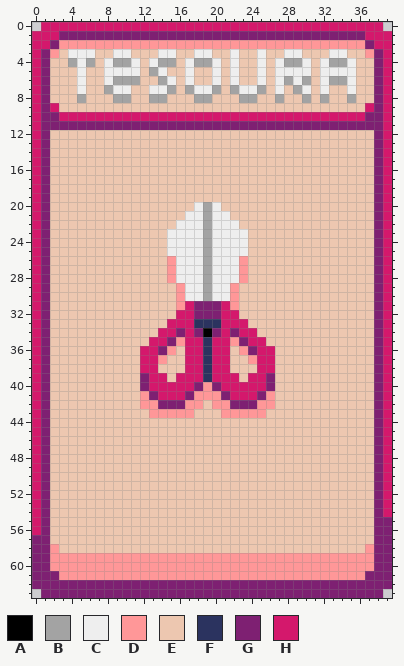
Two states of a pixel-art sprite, assets/scissors_card.png. This is how it looked before the edit.
The file is 40x64 pixels.
Palette (. is transparent): A #000000  B #a3a3a3  C #eeeeee  D #ff9798  E #edc7b0  F #2b335f  G #7e2072  H #d4186c
And afterwards:
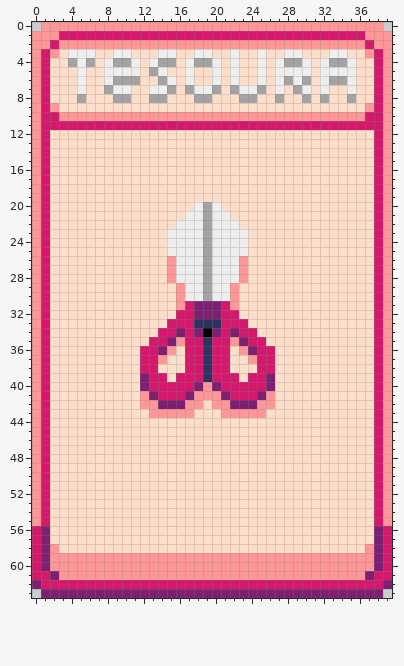
The exact change:
colour E: #edc7b0 -> #fddecb
Changed rows in their new state; - is a pixel that keeps its letter.
first column x 0:
 0 -DDDDDDDDDDDDDDDDDDDDDDDDDDDDDDDDDDDDDD-
 1 DDDHHHHHHHHHHHHHHHHHHHHHHHHHHHHHHHHHHDDD
 2 DDH----------------------------------HDD
 3 DH------------------------------------HD
 4 DH------------------------------------HD
 5 DH------------------------------------HD
 6 DH------------------------------------HD
 7 DH------------------------------------HD
 8 DH------------------------------------HD
 9 DHD----------------------------------DHD
10 DHHDDDDDDDDDDDDDDDDDDDDDDDDDDDDDDDDDDHHD
11 DHHHHHHHHHHHHHHHHHHHHHHHHHHHHHHHHHHHHHHD
12 DH------------------------------------HD
13 DH------------------------------------HD
14 DH------------------------------------HD
15 DH------------------------------------HD
16 DH------------------------------------HD
17 DH------------------------------------HD
18 DH------------------------------------HD
19 DH------------------------------------HD
20 DH------------------------------------HD
21 DH------------------------------------HD
22 DH------------------------------------HD
23 DH------------------------------------HD
24 DH------------------------------------HD
25 DH------------------------------------HD
26 DH------------------------------------HD
27 DH------------------------------------HD
28 DH------------------------------------HD
29 DH------------------------------------HD
30 DH------------------------------------HD
31 DH------------------------------------HD
32 DH------------------------------------HD
33 DH------------------------------------HD
34 DH------------------------------------HD
35 DH------------------------------------HD
36 DH------------------------------------HD
37 DH------------------------------------HD
38 DH------------------------------------HD
39 DH------------------------------------HD
40 DH------------------------------------HD
41 DH------------------------------------HD
42 DH------------------------------------HD
43 DH------------------------------------HD
44 DH------------------------------------HD
45 DH------------------------------------HD
46 DH------------------------------------HD
47 DH------------------------------------HD
48 DH------------------------------------HD
49 DH------------------------------------HD
50 DH------------------------------------HD
51 DH------------------------------------HD
52 DH------------------------------------HD
53 DH------------------------------------HD
54 DH------------------------------------HD
55 DH------------------------------------HD
56 ---------------------------------------H
57 H--------------------------------------H
58 H--------------------------------------H
59 H--------------------------------------H
60 H--------------------------------------H
61 HH------------------------------------HH
62 -HHHHHHHHHHHHHHHHHHHHHHHHHHHHHHHHHHHHHH-
